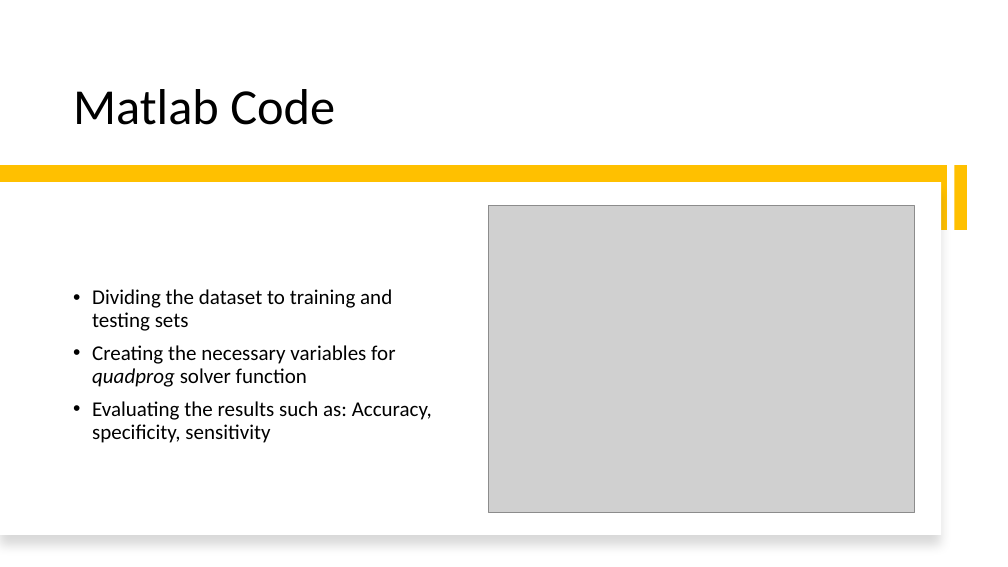
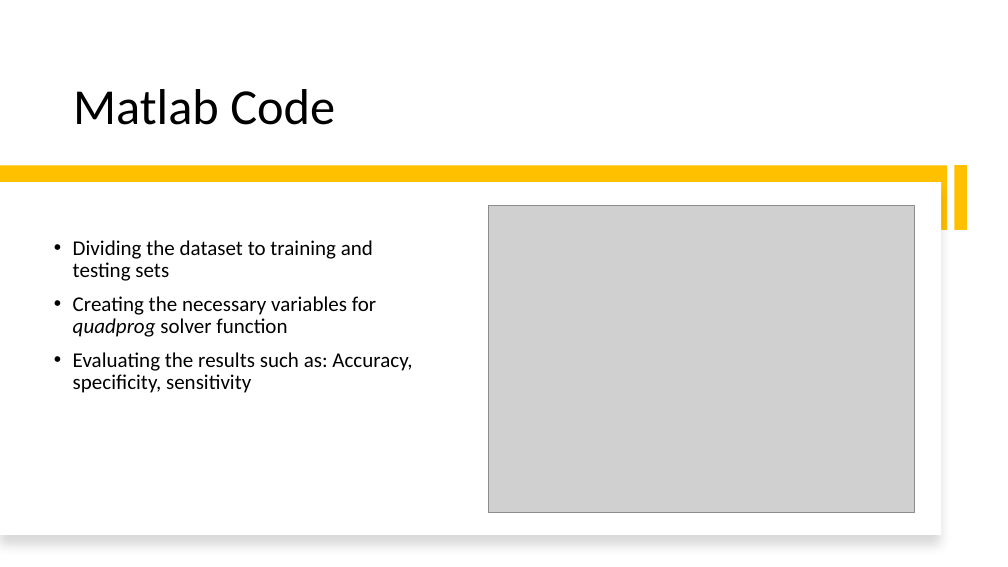
Before and after one commit to bidlekm/Optimization_2, a slide deck: slide 6 of presentation.pptx (slide 4 before the commit). Drawn at 1008x567 pixels with LibreOffice and Linux fonts; fonts in the diff are those of the drawing; grey boxes stand for pictures. Boxes give left, top, right and bottom in pixels: in the first picture for what was removed or moved away, otherwise in the second. Text is boxed around its words. In the diff, an @@ line names an element or a change of style, - is before the commit and + after.

```diff
--- a/presentation.pptx
+++ b/presentation.pptx
@@ text "Dividing the dataset to training ...": place and size @@
-text "Dividing the dataset to training ..." at (92, 289, 432, 443)
+text "Dividing the dataset to training ..." at (73, 240, 412, 393)
@@ text "Dividing the dataset to training ..." at (73, 240, 412, 393): less space between paragraphs @@
```
Also in this commit, not shown: 3 other slides changed, 3 slides added, 1 slide removed.
